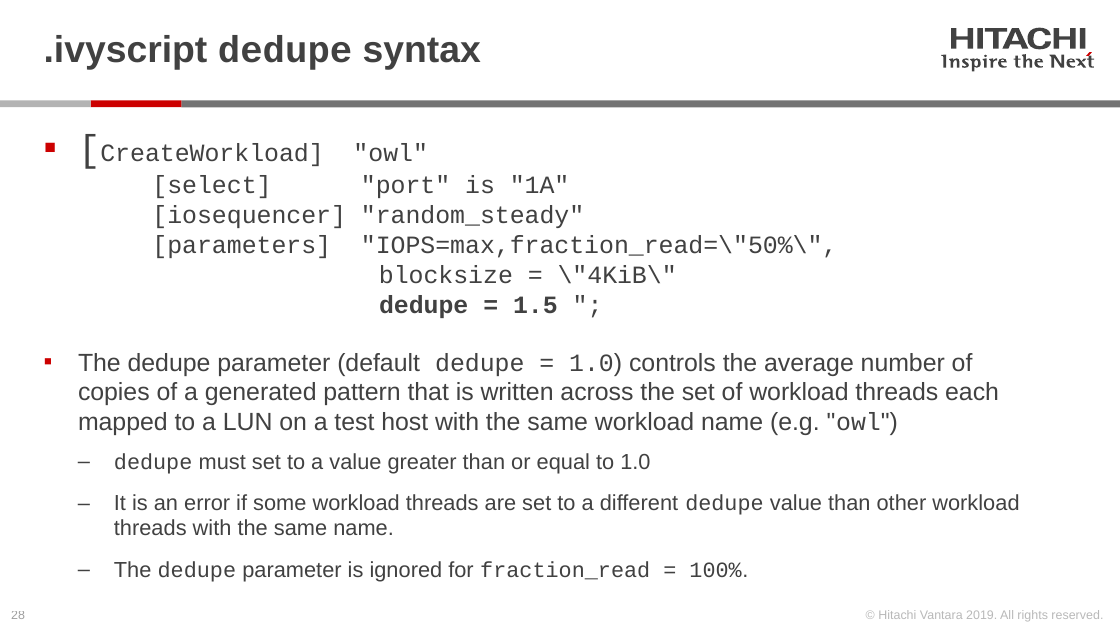
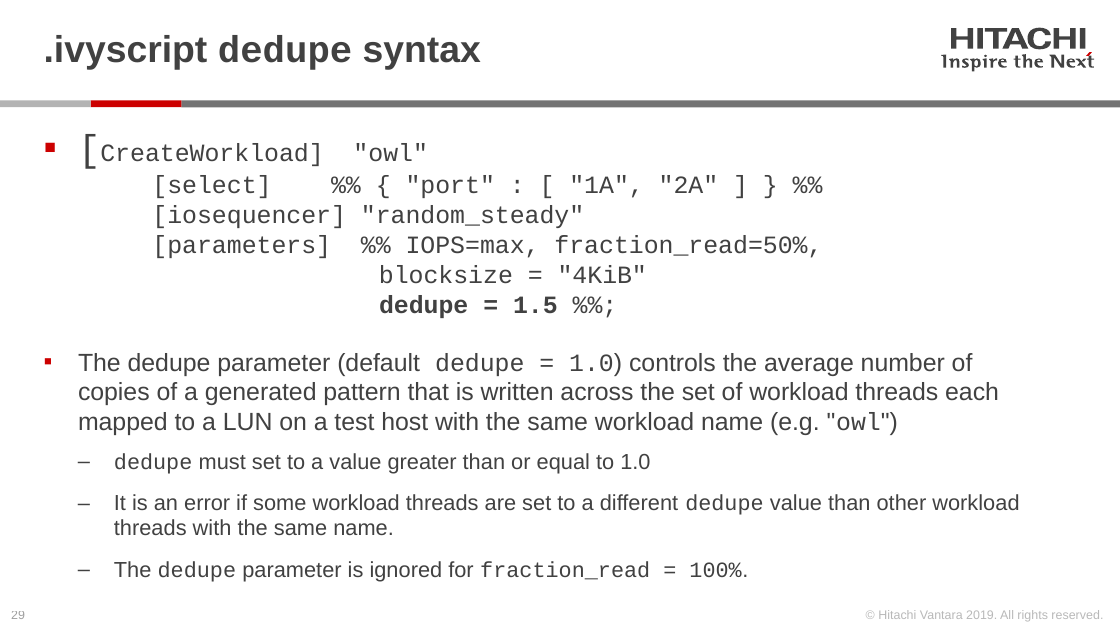
Before and after one commit to Hitachi-Data-Systems/ivy, a slide deck: slide 29 of doc/Programming the ivy engine.pptx (slide 28 before the commit). Drawn at 1120x630 pixels with LibreOffice and Linux fonts; fonts in the diff are those of the drawing. Boxes give left, top, right and bottom in pixels: in the first picture for what was removed or moved away, otherwise in the second. Text is boxed around its words. In the diff, an @@ line names an element or a change of style, - is before the commit and + after.

Commit message:
version 3.20.00
- changed VolumeCoverageFractionStart to RangeStart, etc.
- added dedupe_method workload parameter.  Supports "serpentine" and "target_spread" with stub for future "constant_ratio"
- Fixed test host CPU % busy, which previously was dividing the CPU busy by the number of measurement subintervals
- Added "active" core count and % busy.  These are the cores (actually hyperthreads) that are driving I/O.
- Removed -hyperthread command line option, which is now the default, and added -one_thread_per_core.

```diff
--- a/doc/Programming the ivy engine.pptx
+++ b/doc/Programming the ivy engine.pptx
@@ text at (x1=100, y1=143, x2=822, y2=318): text changed @@
-▪ [CreateWorkload] "owl"
-  [select] "port" is "1A"
-  [iosequencer] "random_steady"
-  [parameters] "IOPS=max,fraction_read=\"50%\",
-  blocksize = \"4KiB\"
-  dedupe = 1.5 ";
+▪ [CreateWorkload] "owl"
+  [select] %% { "port" : [ "1A", "2A" ] } %%
+  [iosequencer] "random_steady"
+  [parameters] %% IOPS=max, fraction_read=50%,
+  blocksize = "4KiB"
+  dedupe = 1.5 %%;
```
Also in this commit, not shown: 27 other slides changed, 2 slides added, 24 other files.
